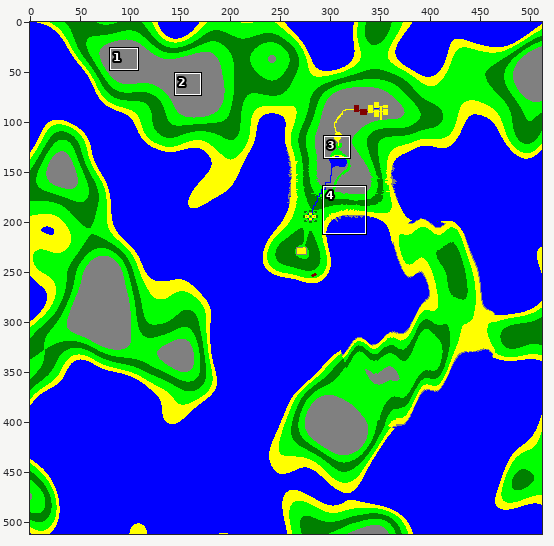
Two versions of one sprite sheet, map.png. Above: a wide view before the commit, with the close-up outlined.
Close-up. First the earlier version:
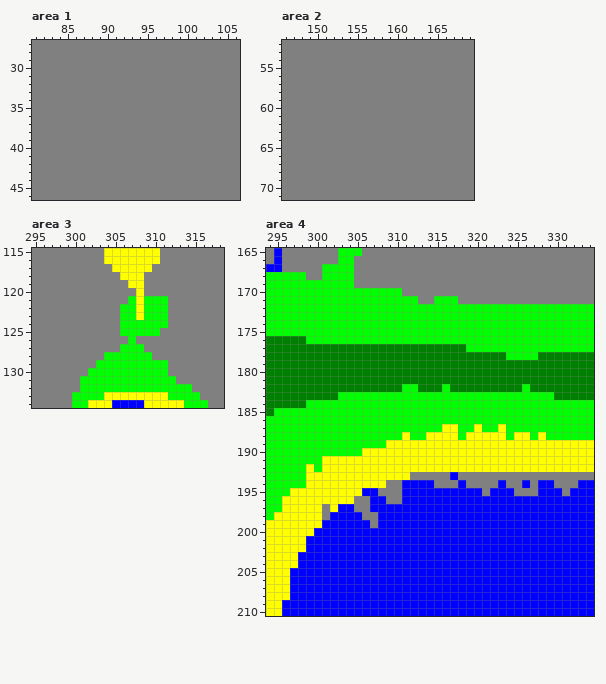
The file is 512x512 pixels. Shown: area 1: x 81..106, y 27..46; area 2: x 146..169, y 52..71; area 3: x 295..318, y 115..134; area 4: x 294..334, y 165..210. The commit also changed other parts of the picture, which this record leaves out.
The result:
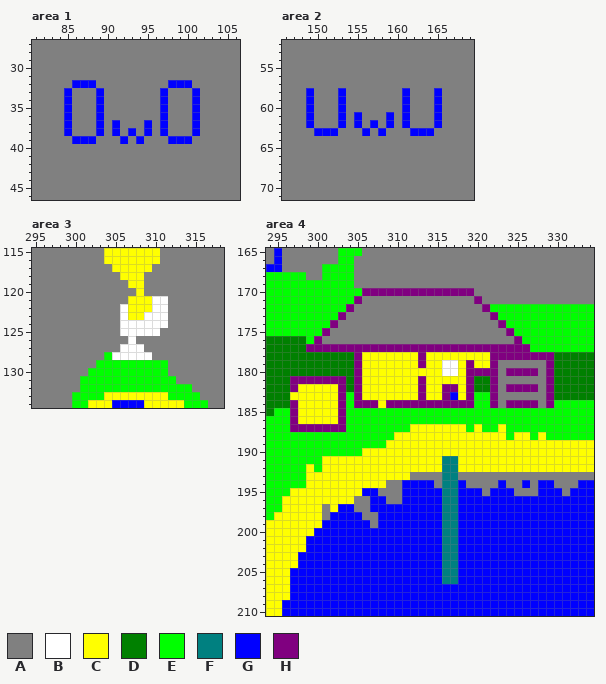
Palette (. is transparent): A #808080  B #ffffff  C #ffff00  D #008000  E #00ff00  F #008080  G #0000ff  H #800080
Difference:
Changed rows in their new state; - is an unchanged pixel.
Area 1:
first column x 85:
32 -GGG---------GGG-
33 G---G-------G---G
34 G---G-------G---G
35 G---G-------G---G
36 G---G-------G---G
37 G---G-G---G-G---G
38 G---G-G-G-G-G---G
39 -GGG---G-G---GGG-
Area 2:
first column x 149:
58 G---G-------G---G
59 G---G-------G---G
60 G---G-------G---G
61 G---G-G---G-G---G
62 G---G-G-G-G-G---G
63 -GGG---G-G---GGG-
Area 3:
first column x 305:
121 --C-CBB
122 -BC-CBB
123 -BC-BBB
124 -BBBBBB
125 -BBBBB-
126 --B----
127 -BBB---
128 BBBBB--
Area 4:
first column x 297:
170 ---------HHHHHHHHHHHHHH----------
171 --------HAAAAAAA--AAA--H---------
172 -------HAAAAAAAAAAAAAAAAH--------
173 ------HAAAAAAAAAAAAAAAAAAH-------
174 -----HAAAAAAAAAAAAAAAAAAAAH------
175 ----HAAAAAAAAAAAAAAAAAAAAAAH-----
176 ---HAAAAAAAAAAAAAAAAAAAAAAAAH----
177 --HHHHHHHHHHHHHHHHHHHHHHHHHHHH---
178 --------HCCCCCCCHCCCCCCCCHHHHHHHH
179 --------HCCCCCCCHCCBBCHCCHAAAAAAH
180 --------HCCCCCCCCCCBBCHHHHAHHHHAH
181 HHHHHHH-HCCCCCCCHCCCCCH--HAAAAAAH
182 HCCCCCH-HCCCCCCCHCCHHCH--HAHHHHAH
183 CCCCCCH-HCCCCCCCHCCHGCH--HAAAAAAH
184 HCCCCCH-HHHCHHHHHHHHHHH--HAHHHHAH
185 HCCCCCH--------------------------
186 HCCCCCH--------------------------
187 HHHHHHH--------CCCC--C-----------
188 -------------C-CC----C-----------
191 -------------------FF------------
192 -------------------FF------------
193 -------------------FF------------
194 -------------------FF------------
195 -------------------FF------------
196 -------------------FF------------
197 -------------------FF------------
198 -------------------FF------------
199 -------------------FF------------
200 -------------------FF------------
201 -------------------FF------------
202 -------------------FF------------
203 -------------------FF------------
204 -------------------FF------------
205 -------------------FF------------
206 -------------------FF------------
Boxes around the changes in both close-ups, in picture pixels (x1, y1, x2, y2):
changed: (64, 80, 200, 144)
changed: (306, 88, 442, 136)
changed: (112, 296, 168, 360)
changed: (290, 288, 554, 584)
